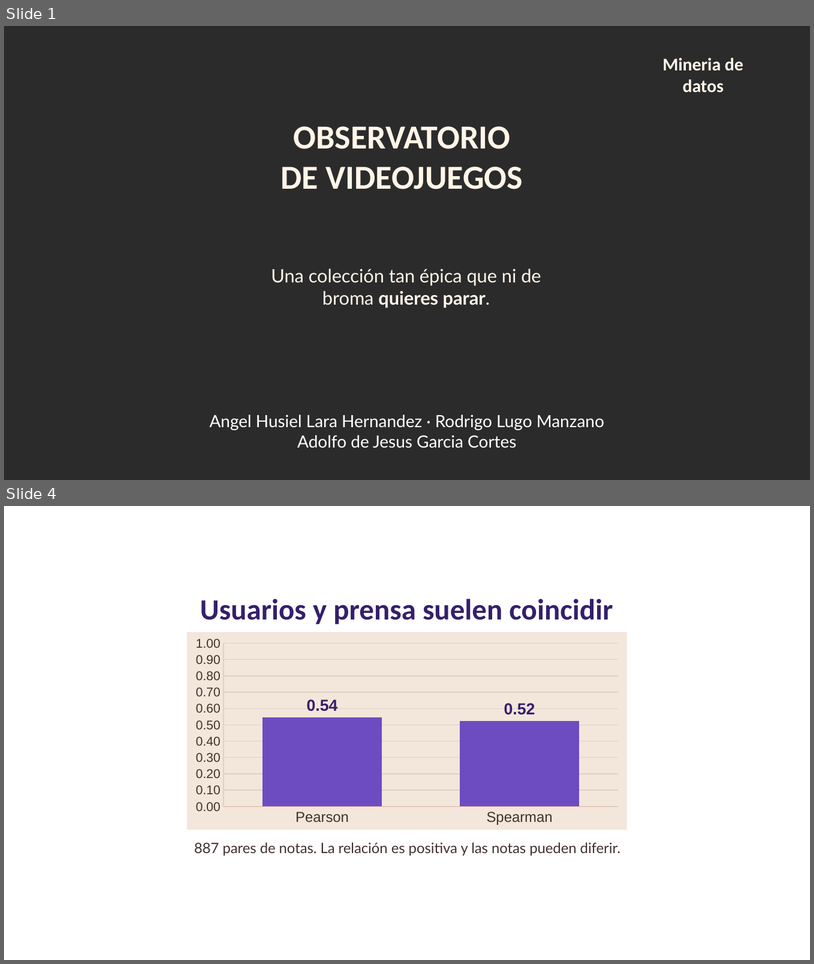
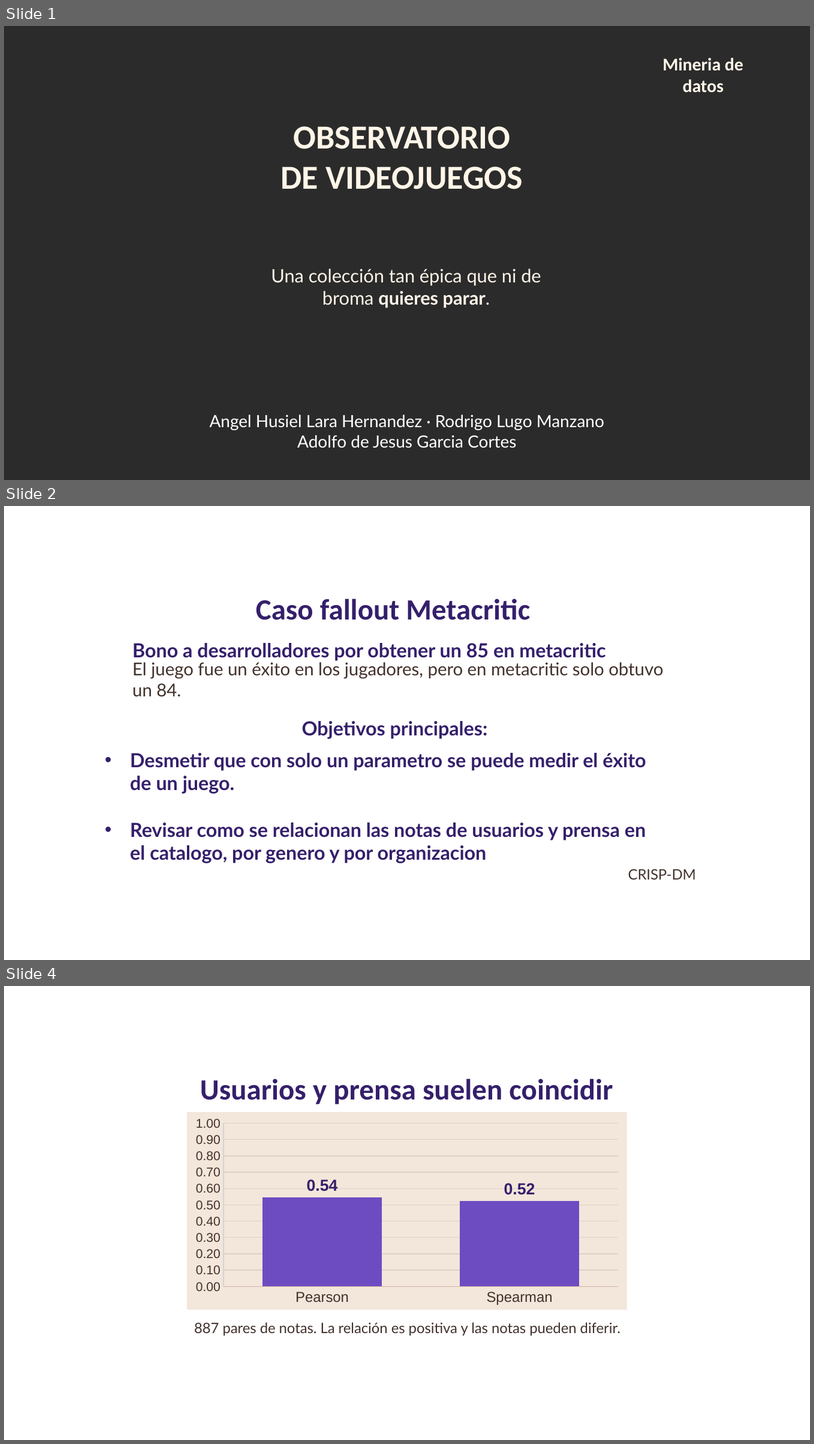
Before and after one commit to AngelHusielLaraHernandez/ProyectoMineria, a slide deck: Presentacion/Observatorio de Videojuegos.pptx. Shown one above the other, each under a label of ours: slides 1 and 4 before the commit, slides 1, 2 and 4 after it; the slides between them are not shown. The pictures are 814x964 and 814x1444 pixels, drawn with LibreOffice and Linux fonts; fonts in the diff are those of the drawing; background and template pictures are left out; a plain dark background stands for a picture behind light text. Boxes give left, top, right and bottom in pixels: in the first picture for what was removed or moved away, otherwise in the second. Text is boxed around its words. In the diff, an @@ line names an element or a change of style, - is before the commit and + after.

```diff
--- a/Presentacion/Observatorio de Videojuegos.pptx
+++ b/Presentacion/Observatorio de Videojuegos.pptx
@@ slide 2 added at (4,506,810,960), background picture (left out) @@
@@ text added at (256,598,530,620), 26.2 pt, text #351F6B, bold @@
+Caso fallout Metacritic
@@ text added at (132,643,606,661), 17.2 pt, text #351F6B, bold @@
+Bono a desarrolladores por obtener un 85 en metacritic
@@ text added at (132,660,663,697), 15.8 pt, text #42312C @@
+El juego fue un éxito en los jugadores, pero en metacritic solo obtuvo un 84.
@@ text added at (302,721,488,739), 17.2 pt, text #351F6B, bold @@
+Objetivos principales:
@@ text added at (130,753,646,863), 17.2 pt, text #351F6B, bold @@
+• Desmetir que con solo un parametro se puede medir el éxito de un juego.
+• Revisar como se relacionan las notas de usuarios y prensa en el catalogo, por genero y por organizacion
@@ text added at (629,868,696,879), 12.8 pt, text #42312C @@
+CRISP-DM
```
Also in this commit, not shown: 1 slide changed, 2 slides removed, 3 other files.
